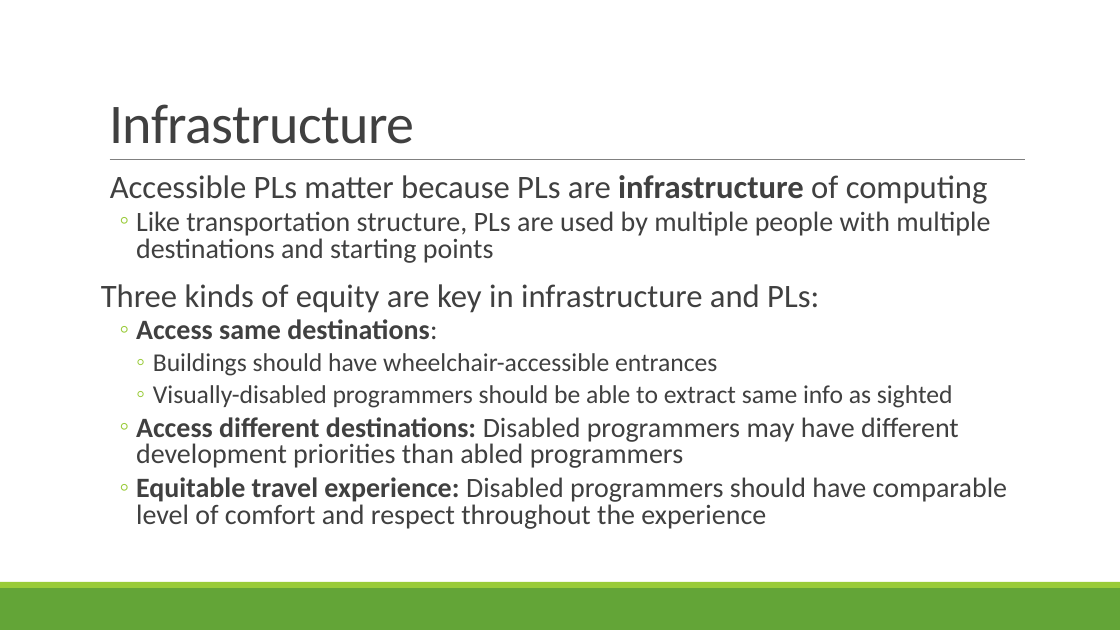
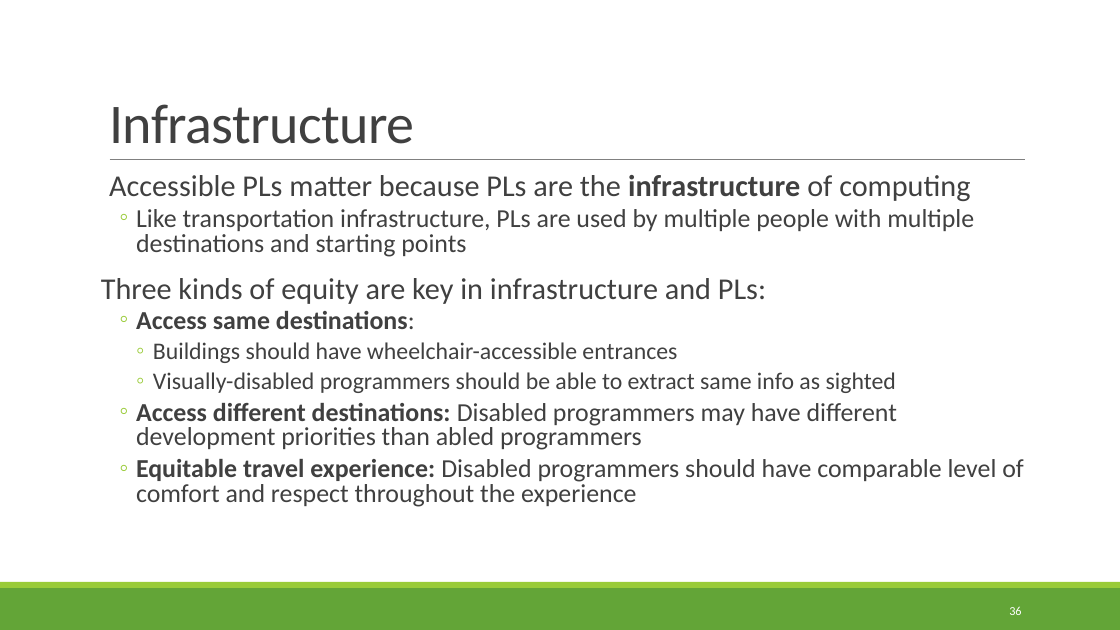
Before and after one commit to rbohrer/pl-course, a slide deck: slide 36 of LectureSlides/10GenderDisability.pptx (slide 33 before the commit). Drawn at 1120x630 pixels with LibreOffice and Linux fonts; fonts in the diff are those of the drawing. Boxes give left, top, right and bottom in pixels: in the first picture for what was removed or moved away, otherwise in the second. Text is boxed around its words. In the diff, an @@ line names an element or a change of style, - is before the commit and + after.

```diff
--- a/LectureSlides/10GenderDisability.pptx
+++ b/LectureSlides/10GenderDisability.pptx
@@ text at (109,175,974,257): text changed; size 24 to 22.2 pt @@
-  Accessible PLs matter because PLs are infrastructure of computing
-  ◦ Like transportation structure, PLs are used by multiple people with multiple destinations and starting points
+  Accessible PLs matter because PLs are the infrastructure of computing
+  ◦ Like transportation infrastructure, PLs are used by multiple people with multiple destinations and starting points
@@ text at (101,278,1024,507): size 28 to 25.9 pt in "Three kinds of equity are key in ..."; size 24 to 22.2 pt in "Access same destinations:", "Access different destinations: Disabled programmers may have ...", "Equitable travel experience: Disabled programmers should hav ..."; size 22 to 20.4 pt in "Buildings should have wheelchair-accessible entrances", "Visually-disabled programmers should be able to extract ..." @@
@@ page number added at (1009,606,1021,615), 10.5 pt, text #FFFFFF @@
+36
```
Also in this commit, not shown: 49 other slides changed, 5 slides added.
